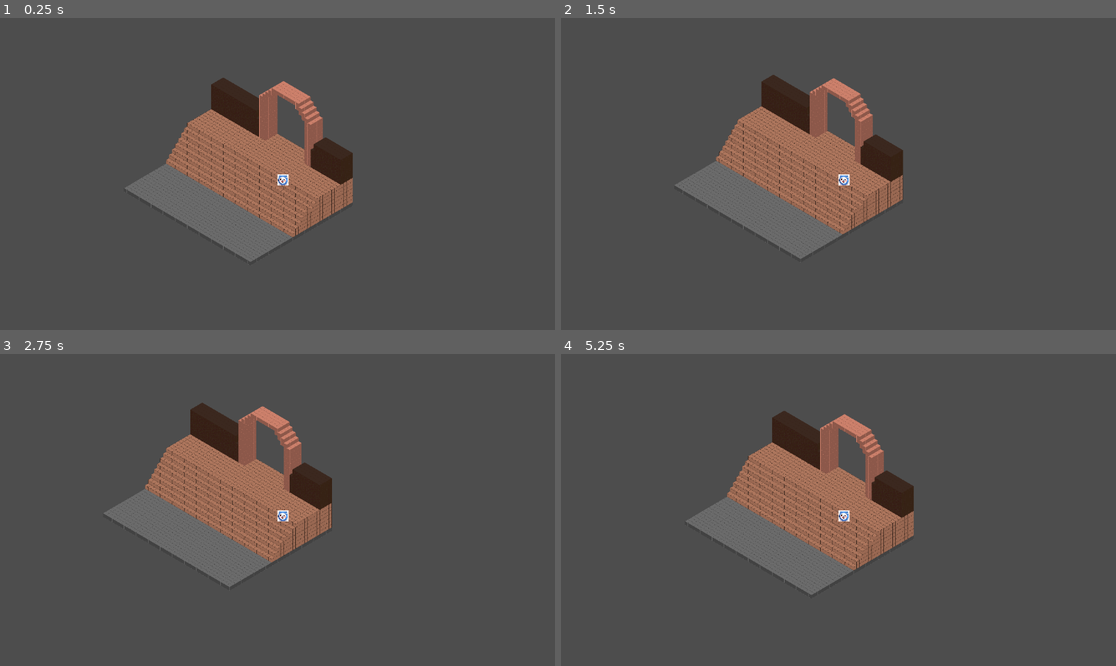
Above: before the commit, frames 1-4 (two rows, left to right).
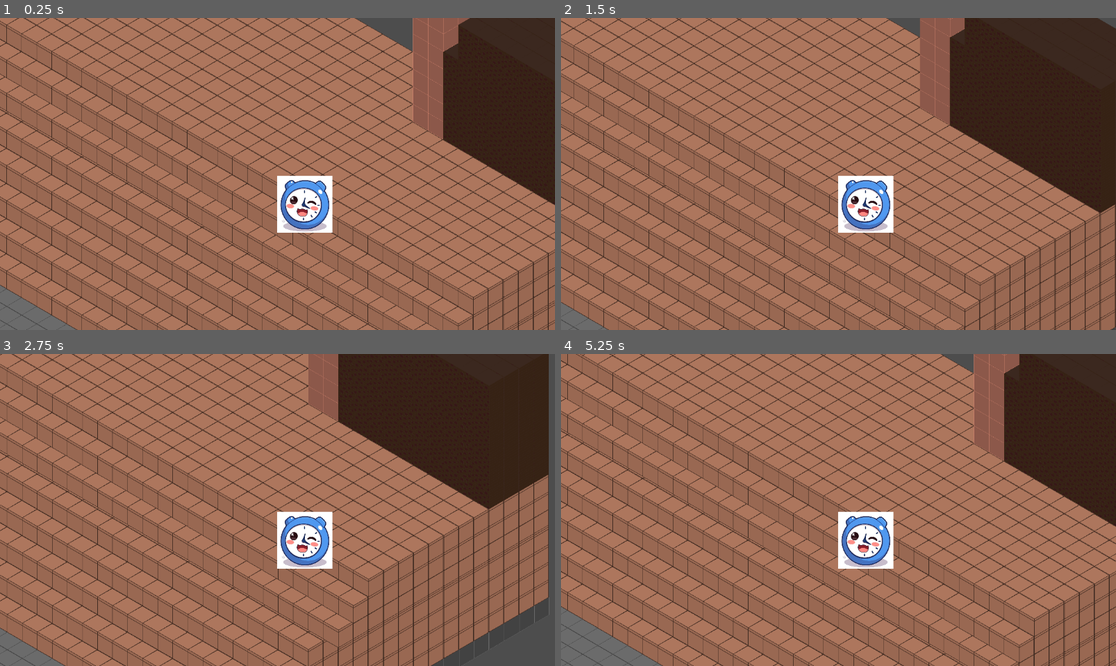
Above: after the commit, the same moments.

Repository: Froggy1018/PlatformGameGodot
Game: Godot game, scene res://Gate.tscn
The game is run twice, just before and just after one commit, with the same random seed, the same clock (stepped at 60 frames per second) and the same inputs. The project has no main scene, so this scene is started directly.
Inputs:
- Up to frame 1 (0.25 s): no input
- Up to frame 2 (1.5 s): tap Enter at 0.5 s; hold Right (ui_right) 0.53-1.28 s; tap Alt at 0.6 s; hold Down (ui_down) from 1.28 s (still down); tap Shift at 1.35 s
- Up to frame 3 (2.75 s): release Down (ui_down) at 2.03 s; hold Right (ui_right) from 2.03 s (still down); tap Alt at 2.1 s
- Up to frame 4 (5.25 s): release Right (ui_right) at 2.78 s; hold Up (ui_up) 2.78-3.53 s; tap Shift at 2.85, 4.35 s; hold Left (ui_left) 3.53-5.03 s; tap Alt at 3.6, 5.1 s; hold Down (ui_down) from 5.03 s (still down)

The runs differ from the first frame. In frame 1, 95% of the frame differs, in the area x 0-100%, y 0-100%; in frame 2, 95%; in frame 3, 92%; in frame 4, 95%.

Commit message:
Changed/added the camera and edited the collision blocks to the gate

Diff:
--- a/Gate.tscn
+++ b/Gate.tscn
@@ -75,7 +75,7 @@
 tile_set = ExtResource("1_x6m3a")
 
 [node name="wall1" type="TileMapLayer" parent="Gate"]
-tile_map_data = PackedByteArray("AADh//T/AgADAAAAAADh//X/AgA …(2351 unchanged characters)… AEAAAAAAALAPj/AgAEAAAAAAAMAPj/AgAEAAAAAAA=")
+tile_map_data = PackedByteArray("AADh//T/AgADAAAAAADh//X/AgA …(2351 unchanged characters)… AEAAAAAAALAPj/AgAEAAAAAAAMAPj/AgAEAAAAAADz//T/AgAEAAAAAADz//X/AgAEAAAAAADz//b/AgAEAAAAAADz//f/AgAEAAAAAAD///T/AgAEAAAAAAD///X/AgAEAAAAAAD///b/AgAEAAAAAAD///f/AgAEAAAAAAA=")
 tile_set = ExtResource("1_x6m3a")
 
 [node name="wall2" type="TileMapLayer" parent="Gate"]
@@ -142,4 +142,4 @@
 
 [node name="Camera2D" type="Camera2D" parent="Gate/CharacterBody2D"]
 position = Vector2(0, -2)
-zoom = Vector2(0.1, 0.1)
+zoom = Vector2(0.5, 0.5)
--- a/Hallway.tscn
+++ b/Hallway.tscn
@@ -1,6 +1,7 @@
-[gd_scene load_steps=2 format=4 uid="uid://dkbbeqcpuhxgo"]
+[gd_scene load_steps=3 format=4 uid="uid://dkbbeqcpuhxgo"]
 
 [ext_resource type="TileSet" uid="uid://b688bjp4s4ia6" path="res://layers.tres" id="1_lc7f0"]
+[ext_resource type="PackedScene" uid="uid://bg1ti21b0djgg" path="res://character_body_2d.tscn" id="2_yo710"]
 
 [node name="Node2D" type="Node2D"]
 
@@ -43,3 +44,10 @@
 [node name="TileMapLayer4" type="TileMapLayer" parent="Hallway"]
 tile_map_data = PackedByteArray("AADv/9//AQAAAAAAAADv/+D/AQAAAAAAAADv/+H/AQAAAAAAAADv/+L/AQAAAAAAAADv/+P/AQAAAAAAAADv/+ …(2256 unchanged characters)…
 tile_set = ExtResource("1_lc7f0")
+
+[node name="CharacterBody2D" parent="Hallway" instance=ExtResource("2_yo710")]
+position = Vector2(-1732, 814)
+metadata/_edit_group_ = true
+
+[node name="Camera2D" type="Camera2D" parent="Hallway/CharacterBody2D"]
+zoom = Vector2(0.5, 0.5)
